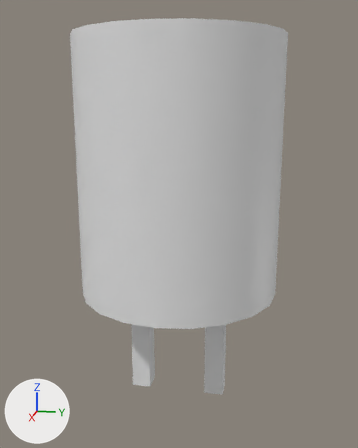
Two versions of the FBX model StarterKit/StarterKit/StarterKit.Shared/Assets/Cap.fbx, one commit apart.
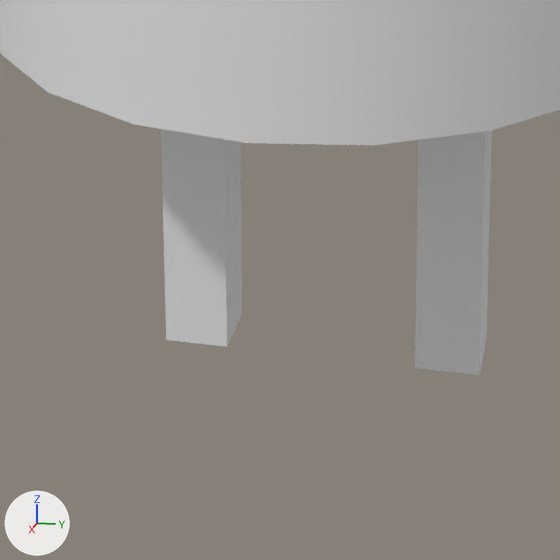
Each version appears first whole from a camera (50 mm lens) standing at (0.0484, 0.0057, 0.0365) and looking at (-0.0005, -0.0041, 0.0242), and next in a close-up on the part from 24% to 69% of the width and 64% to 100% of the height. Arrows for +X, +Y and +Z are at lower left; the lights stay in place. Where no turn or scale is listed for an object, it has been applied to the vertices.

In view in the first close-up: 'Cube_Node', 'Cube_Node.001', 'Cylinder_Node'.
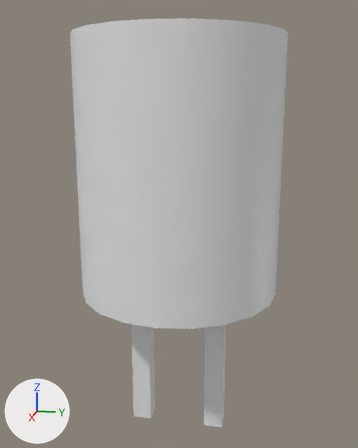
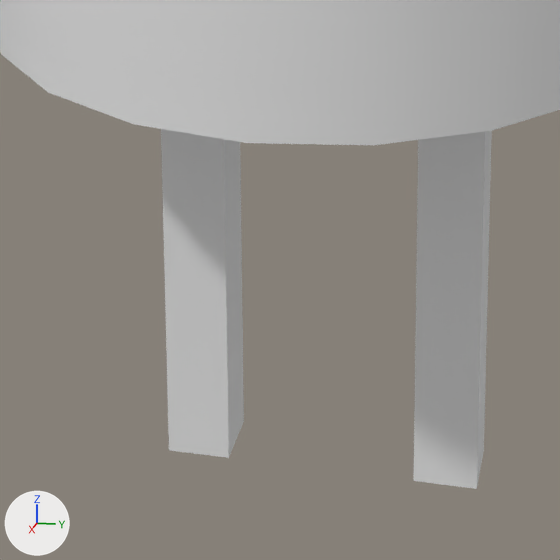
Patch to the scene script:
```diff
--- a/StarterKit/StarterKit/StarterKit.Shared/Assets/Cap.fbx.py
+++ b/StarterKit/StarterKit/StarterKit.Shared/Assets/Cap.fbx.py
@@ ob_cube_node @@
 ob_cube_node = bpy.data.objects.new('Cube_Node', me_cube)
-ob_cube_node.location = (0.0, 0.0, 0.018)
+ob_cube_node.location = (0.0, 0.0, 0.014)
@@ ob_cube_node_001 @@
 ob_cube_node_001 = bpy.data.objects.new('Cube_Node.001', me_cube_001)
-ob_cube_node_001.location = (0.0, -0.008, 0.018)
+ob_cube_node_001.location = (0.0, -0.008, 0.014)
```

Location of each change, [x1, y1, x2, y2] in pixels of the close-ups (560 x 560 px):
'Cube_Node', moved: before [415, 131, 492, 375]; after [414, 131, 492, 489]
'Cube_Node.001', moved: before [161, 129, 242, 347]; after [161, 129, 244, 458]
